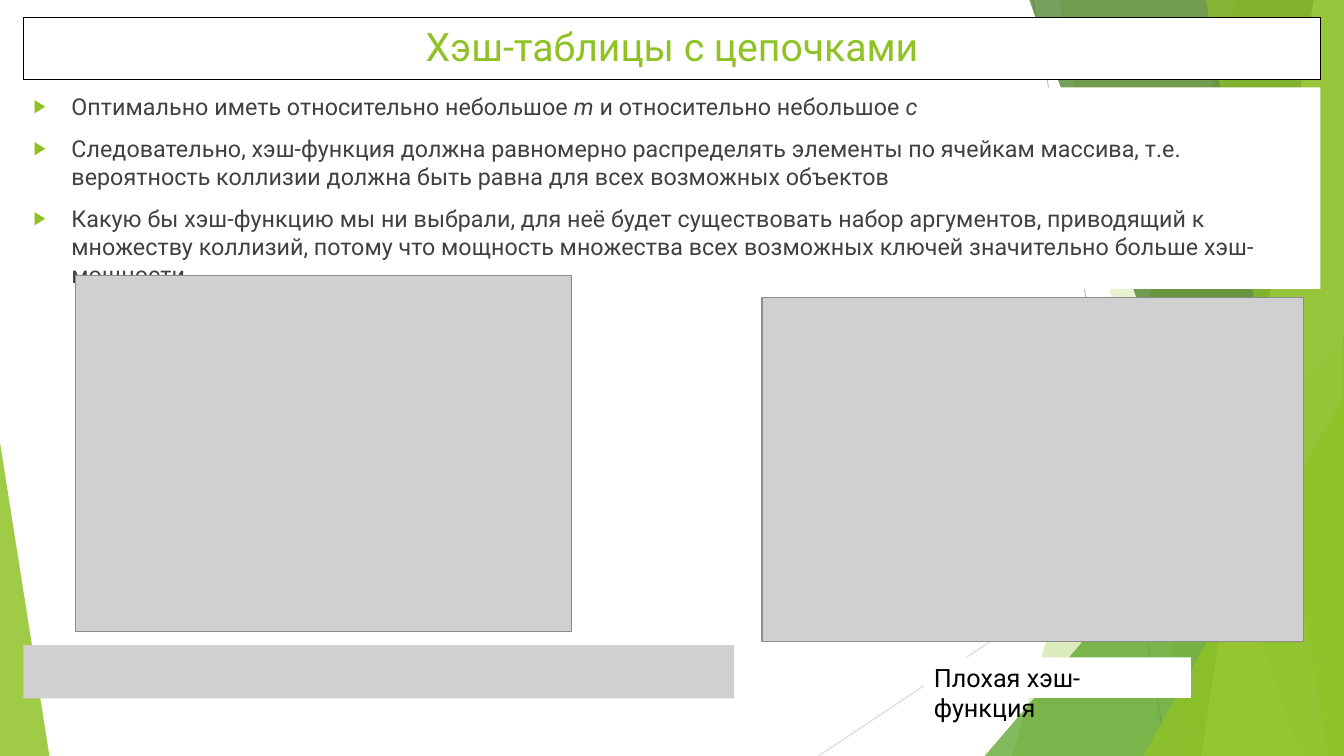
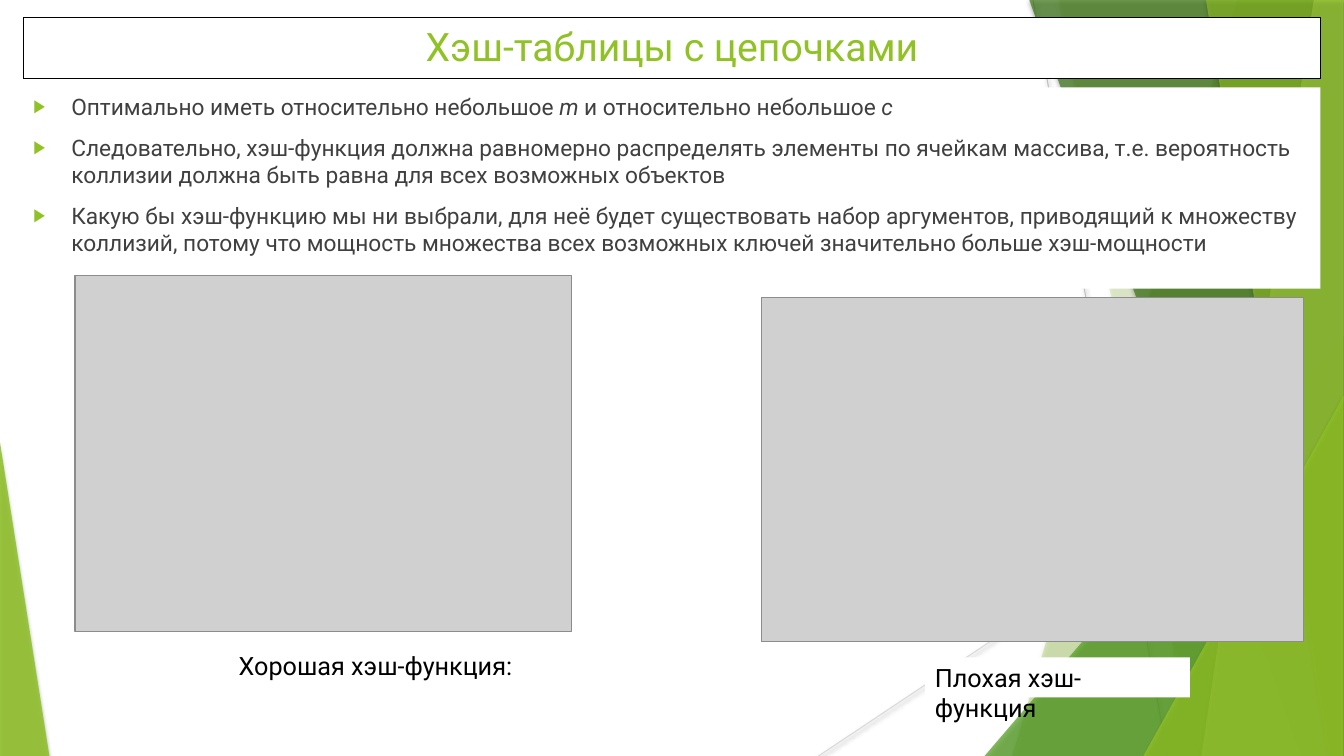
Before and after one commit to WhiteCatStudies/lectures, a slide deck: slide 5 of pt2/lectures/lecture4/lecture4.pptx. Drawn at 1344x756 pixels with LibreOffice and Linux fonts; fonts in the diff are those of the drawing; grey boxes stand for pictures. Boxes give left, top, right and bottom in pixels: in the first picture for what was removed or moved away, otherwise in the second. Text is boxed around its words. In the diff, an @@ line names an element or a change of style, - is before the commit and + after.

```diff
--- a/pt2/lectures/lecture4/lecture4.pptx
+++ b/pt2/lectures/lecture4/lecture4.pptx
@@ line (1033, 0) - (1168, 756): stroke #BFBFBF 0.75 pt to #BFBFBF 0.74 pt @@
@@ freeform shape at (1059,0,1344,756): shadow on; outline redrawn @@
@@ text "Оптимально иметь относительно небольшое m ..." at (71,98,1296,256): size 16.6 to 16.2 pt; indent changed @@
@@ line (1344, 406) - (819, 756): stroke #D9D9D9 0.75 pt to #D9D9D9 0.74 pt @@
@@ shadow on in 7 elements at (1012,0,1344,756), (985,336,1344,756), (1029,0,1344,756), (1202,0,1344,756), (1206,0,1344,756), (1143,396,1344,756), (0,443,49,756) @@
@@ picture removed at (23,645,734,699) @@
@@ text added at (239,656,512,681), 18 pt, text #000000 @@
+Хорошая хэш-функция:
```
Also in this commit, not shown: 14 other slides changed, 1 slide added, 1 slide removed, 17 other files.
